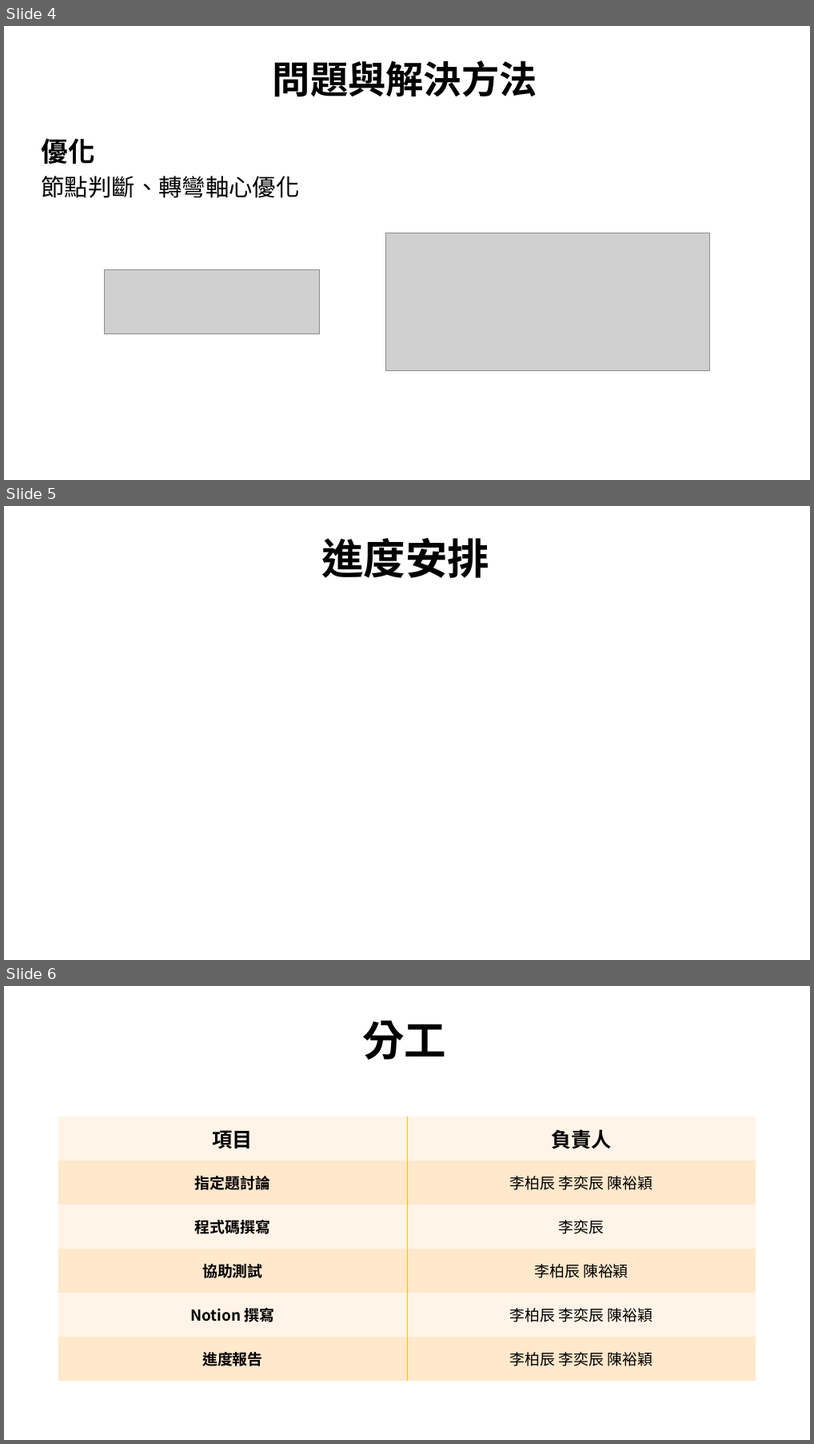
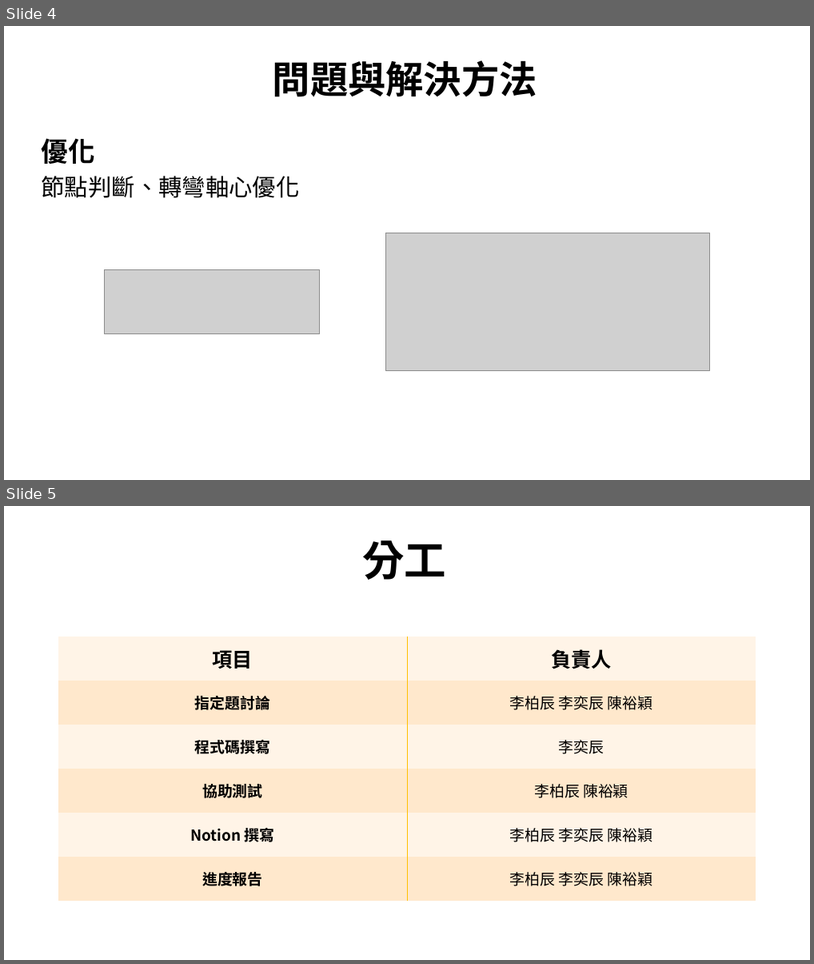
Before and after one commit to Guanymsl/CarCarClass, a slide deck: Week10/Progress_Report/指定題進度報告_Week10.pptx. Shown one above the other, each under a label of ours: slides 4, 5 and 6 before the commit, slides 4 and 5 after it. The pictures are 814x1444 and 814x964 pixels, drawn with LibreOffice and Linux fonts; fonts in the diff are those of the drawing; grey boxes stand for pictures; background and template pictures are left out. Boxes give left, top, right and bottom in pixels: in the first picture for what was removed or moved away, otherwise in the second. Text is boxed around its words. In the diff, an @@ line names an element or a change of style, - is before the commit and + after.

```diff
--- a/Week10/Progress_Report/指定題進度報告_Week10.pptx
+++ b/Week10/Progress_Report/指定題進度報告_Week10.pptx
@@ slide 5 removed at [4, 506, 810, 960], background picture (left out) @@
@@ rectangle removed at [27, 530, 787, 585] @@
@@ title removed at [322, 538, 490, 578] @@
-進度安排
@@ rectangle removed at [27, 601, 787, 936] @@
@@ what was slide 6 is now slide 5 @@
```
Also in this commit, not shown: 3 other files.
